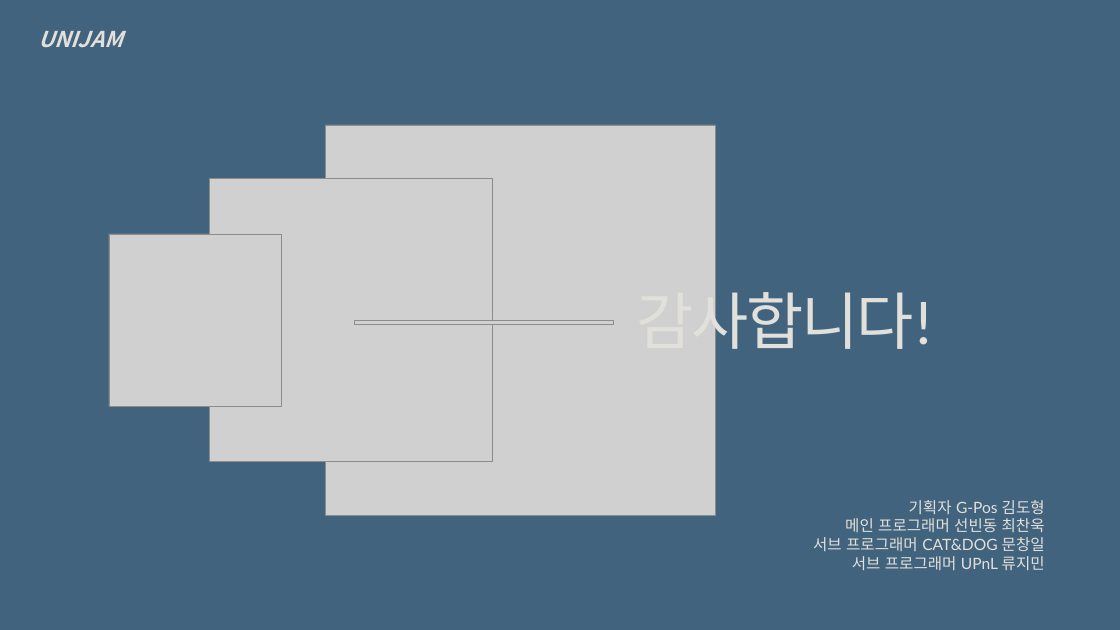
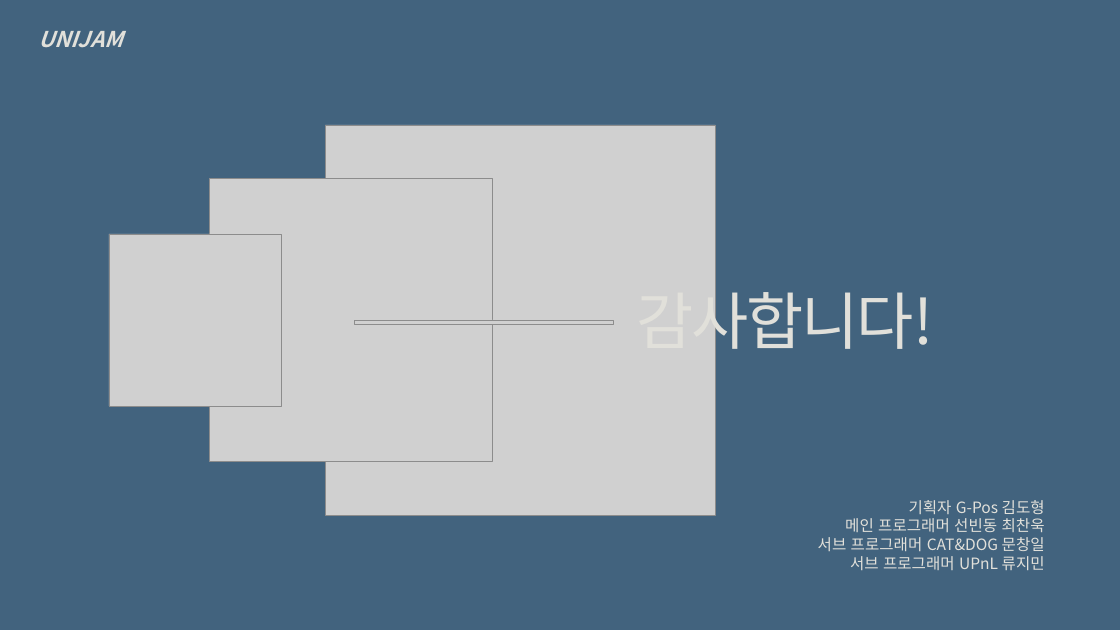
Before and after one commit to mashumairesh/CarpeDiem, a slide deck: slide 16 of CarpeDiem.pptx (slide 17 before the commit). Drawn at 1120x630 pixels with LibreOffice and Linux fonts; fonts in the diff are those of the drawing; grey boxes stand for pictures. Boxes give left, top, right and bottom in pixels: in the first picture for what was removed or moved away, otherwise in the second. Text is boxed around its words. In the diff, an @@ line names an element or a change of style, - is before the commit and + after.

Commit message:
last ppt

```diff
--- a/CarpeDiem.pptx
+++ b/CarpeDiem.pptx
@@ text "감사합니다!" at bbox=[636, 281, 933, 359]: font Calibri to Noto Sans CJK KR @@
@@ text "기획자 G-Pos 김도형" at bbox=[818, 500, 1045, 570]: font Lato to Noto Sans CJK KR @@
```
Also in this commit, not shown: 1 other slide changed, 1 slide removed.
